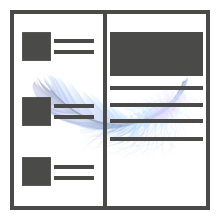
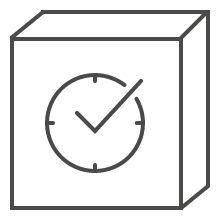
Layer changes from the first 220x220 image to the second:
added group "Features" with 11 layers above "Project" over [10,9,210,210]
added layer "Capa 6" in group "Features" over [45,73,145,173]
added group "Lineas" (1st of 3, in "Features") with 9 layers in group "Features" over [10,9,210,210]
added layer "diagonal" in group "Lineas" over [10,9,45,40]
added layer "diagonal 2" in group "Lineas" over [180,182,210,210]
added layer "diagonal 3" in group "Lineas" over [178,14,206,41]
added layer "arriba" (1st of 3, in "Features" › "Lineas") in group "Lineas" over [14,37,110,41]
added layer "dcha" (1st of 3, in "Features" › "Lineas") in group "Lineas" over [179,76,183,206]
hid group "Page" (18 layers) over [10,10,210,210]
hid group "MasterDetail" (5 layers) over [22,14,203,206]
"Capa 4": opacity 100% → 70%, painted on it over [110,32,203,166]
"Rectángulo 1 copia 2": opacity 100% → 70% over [22,157,94,186]
"Rectángulo 1 copia": opacity 100% → 70% over [22,97,94,126]
"item1": opacity 100% → 70% over [22,32,94,61]
"Forma 1 copia 7" (2nd of 2, in "Page" › "MasterDetail"): opacity 100% → 70% over [103,14,107,206]
hid "Capa 3" (2nd of 2, in "Page"), opacity 50% → 100% over [28,73,203,162]
